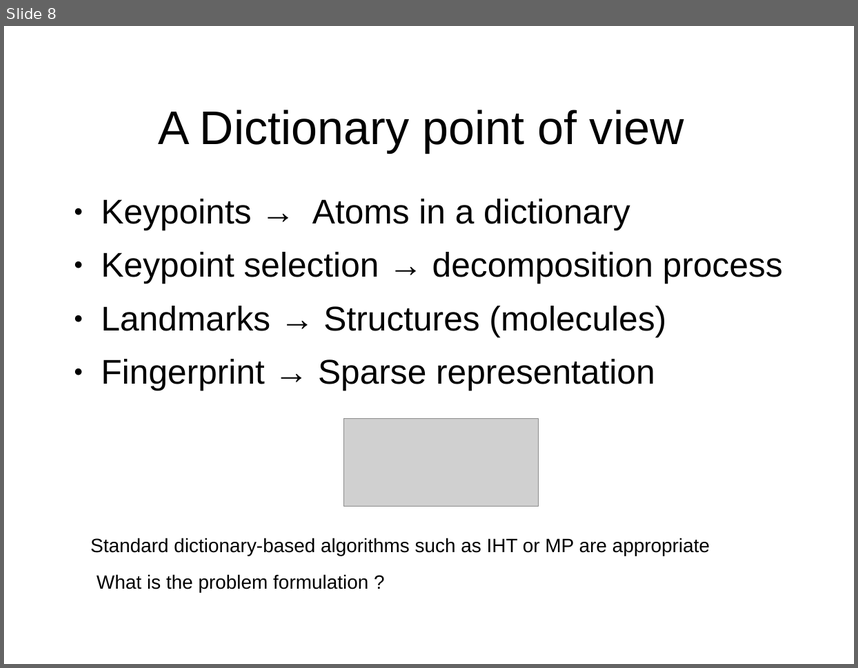
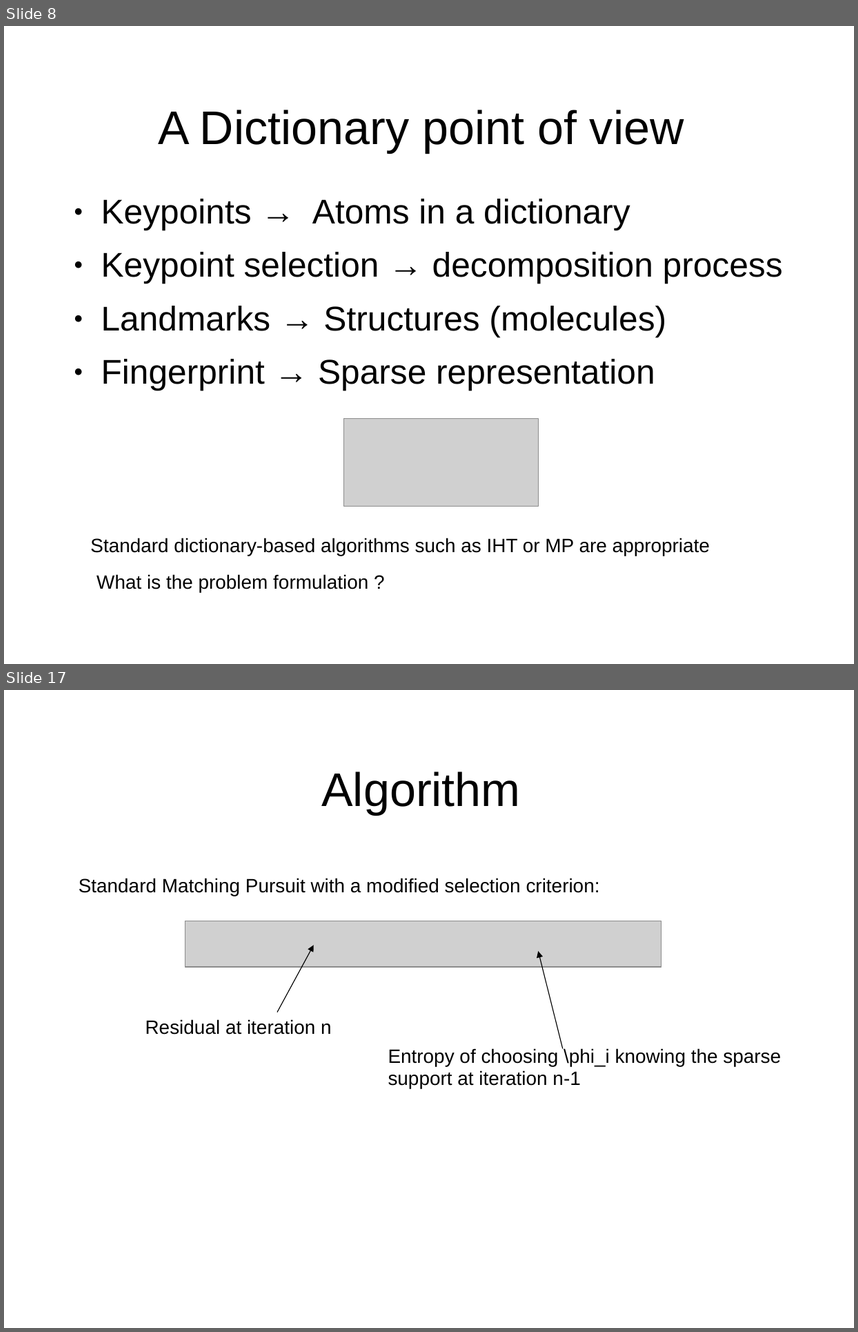
Before and after one commit to mmoussallam/audio-sketch, a slide deck: src/icassp14_fgpt/icassp14/slides.ppt. Shown one above the other, each under a label of ours: slide 8 before the commit, slides 8 and 17 after it; the slides between them are not shown. The pictures are 858x668 and 858x1332 pixels, drawn with LibreOffice and Linux fonts; fonts in the diff are those of the drawing; grey boxes stand for pictures; background and template pictures are left out. Boxes give left, top, right and bottom in pixels: in the first picture for what was removed or moved away, otherwise in the second. Text is boxed around its words. In the diff, an @@ line names an element or a change of style, - is before the commit and + after.

```diff
--- a/src/icassp14_fgpt/icassp14/slides.ppt
+++ b/src/icassp14_fgpt/icassp14/slides.ppt
@@ slide 17 added at <box>4,690,854,1328</box>, background picture (left out) @@
@@ title added at <box>322,771,521,815</box>, 44 pt, text #000000 @@
+Algorithm
@@ text added at <box>79,878,600,896</box>, 18 pt, text #000000 @@
+Standard Matching Pursuit with a modified selection criterion:
@@ picture added at <box>185,920,662,967</box> @@
@@ arrow added from (277, 1012) to (314, 945), #000000 0.74 pt @@
@@ arrow added from (564, 1049) to (539, 951), #000000 0.74 pt @@
@@ text added at <box>145,1019,332,1034</box>, 18 pt, text #000000 @@
+Residual at iteration n
@@ text added at <box>388,1048,781,1088</box>, 18 pt, text #000000 @@
+Entropy of choosing \phi_i knowing the sparse support at iteration n-1
```
Also in this commit, not shown: 2 slides changed, 8 other slides added, 6 other files.
